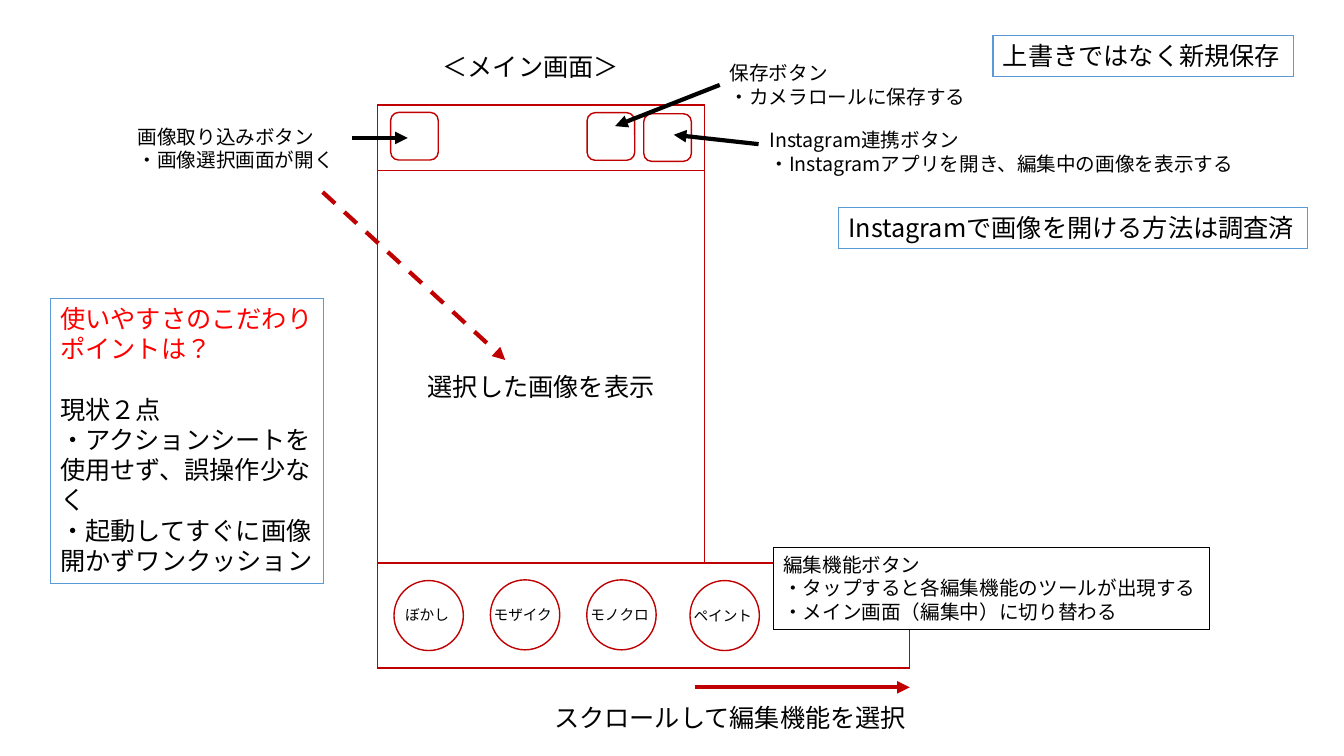
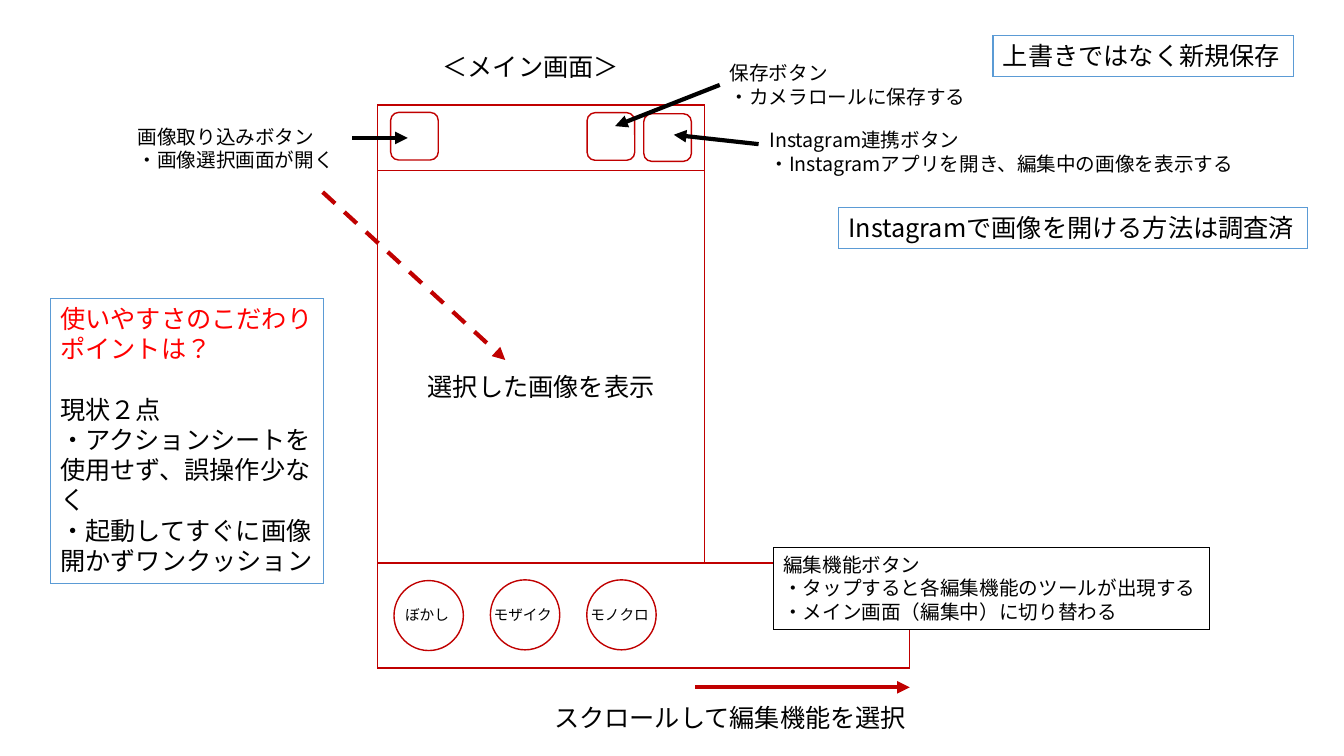
Before and after one commit to saganoH/InstaExt, a slide deck: slide 3 of InstaExt/docs/InstaExt_Ver1.0_画面仕様書.pptx. Drawn at 1344x756 pixels with LibreOffice and Linux fonts; fonts in the diff are those of the drawing. Boxes give left, top, right and bottom in pixels: in the first picture for what was removed or moved away, otherwise in the second. Text is boxed around its words. In the diff, an @@ line names an element or a change of style, - is before the commit and + after.

Commit message:
[task] card_167 画像形式揃えの実装
* 画面仕様書の更新(ペイント機能がまだ存在していたため削除)

```diff
--- a/InstaExt/docs/InstaExt_Ver1.0_画面仕様書.pptx
+++ b/InstaExt/docs/InstaExt_Ver1.0_画面仕様書.pptx
@@ ellipse removed at (x1=691, y1=581, x2=760, y2=650) @@
@@ text removed at (x1=694, y1=609, x2=752, y2=622) @@
-ペイント
```
Also in this commit, not shown: 2 other slides changed.
